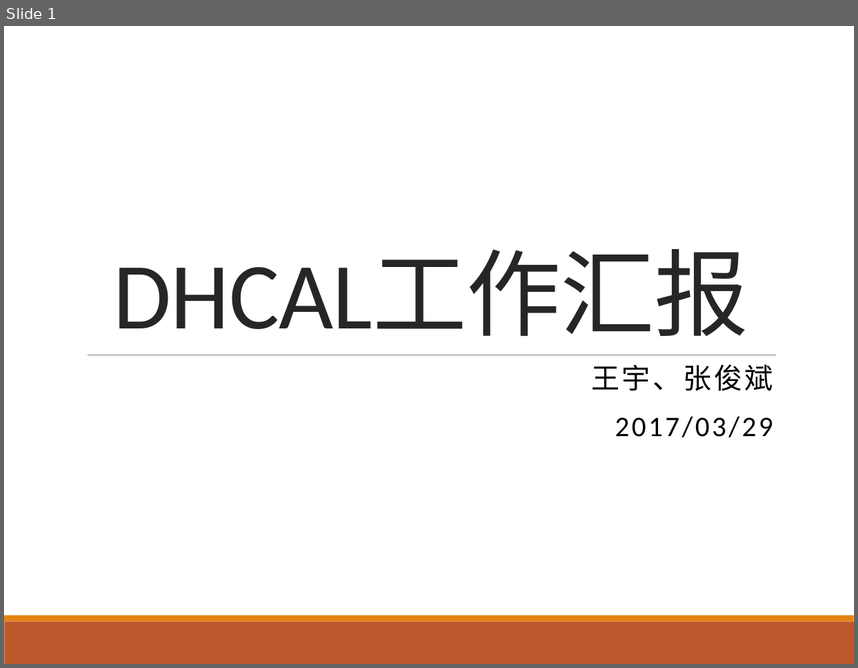
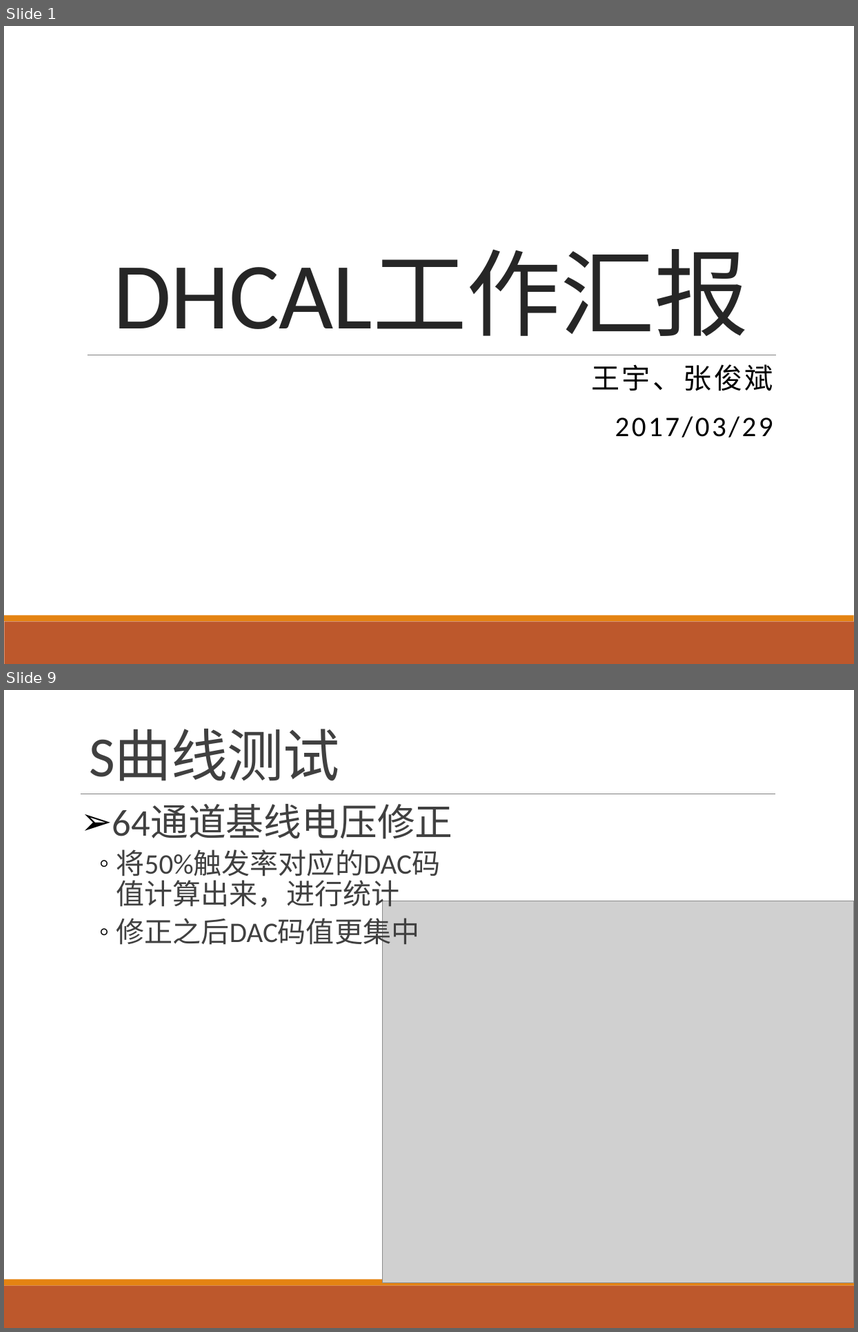
Before and after one commit to wyu0725/SDHCAL_DAQ, a slide deck: Slides/SDHCAL_20170329.pptx. Shown one above the other, each under a label of ours: slide 1 before the commit, slides 1 and 9 after it; the slides between them are not shown. The pictures are 858x668 and 858x1332 pixels, drawn with LibreOffice and Linux fonts; fonts in the diff are those of the drawing; grey boxes stand for pictures. Boxes give left, top, right and bottom in pixels: in the first picture for what was removed or moved away, otherwise in the second. Text is boxed around its words. In the diff, an @@ line names an element or a change of style, - is before the commit and + after.

```diff
--- a/Slides/SDHCAL_20170329.pptx
+++ b/Slides/SDHCAL_20170329.pptx
@@ slide 9 added at [4,690,854,1328], background #FFFFFF; not listed: 2 template elements that a slide beside it also shows @@
@@ title added at [89,729,340,781], 48 pt, text #404040 @@
+S曲线测试
@@ line added from (81, 793) to (775, 793), #808080 0.5 pt @@
@@ text added at [112,805,453,949], 24 pt, text #404040 @@
+➢ 64通道基线电压修正
+  ◦ 将50%触发率对应的DAC码值计算出来，进行统计
+  ◦ 修正之后DAC码值更集中
@@ picture added at [382,901,854,1283] @@
```
Also in this commit, not shown: 12 other slides added, 1 slide removed, 6 other files.
